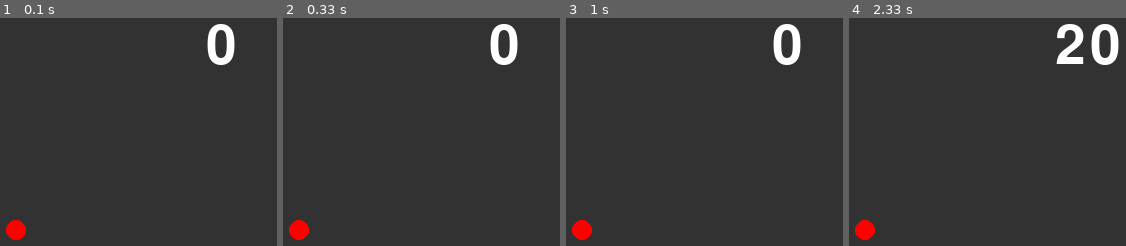
Above: before the commit, frames 1-4 (left to right).
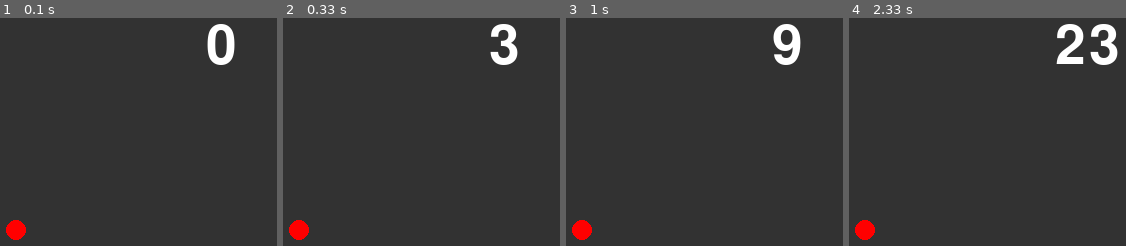
Above: after the commit, the same moments.

Repository: c0a2411360/ProjExD_1
Game: pygame game, started from pygame_system.py
Two runs of this game, one before a commit and one after it. Both use one fixed random seed, a clock stepped at 60 frames per second and the inputs below.
Inputs:
- Up to frame 1 (0.1 s): no input
- Up to frame 2 (0.33 s): no input
- Up to frame 3 (1 s): tap Enter at 0.33 s
- Up to frame 4 (2.33 s): no input

Frame 1 is identical in both runs. In frame 2, 0.6% of the frame differs, in the area x 74-85%, y 2-21%; in frame 3, 0.4%; in frame 4, 0.7%, in the area x 87-98%, y 2-21%.

Commit message:
練習4:こうかとんビルド

Diff:
--- a/pygame_system.py
+++ b/pygame_system.py
@@ -25,8 +25,8 @@
         screen.blit(txt, [300, 200])
         screen.blit(enn, [100, 400])
         pg.display.update()
-        tmr += 10
-        clock.tick(1)
+        tmr += 1
+        clock.tick(10)
 
 
 if __name__ == "__main__":
